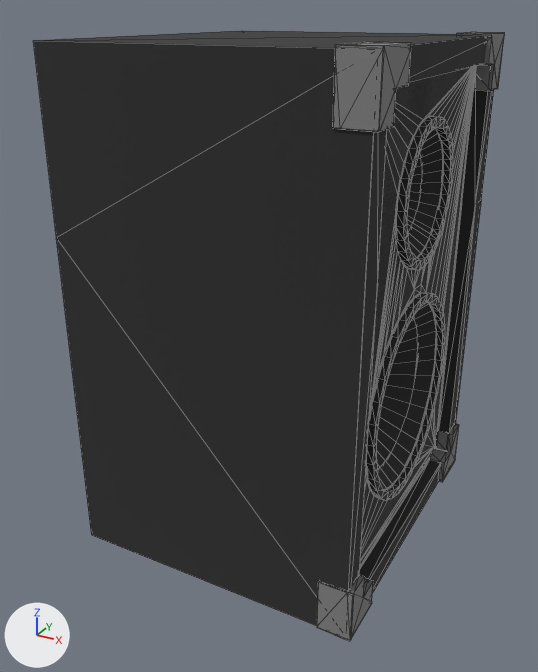
What one commit did to the glTF model glb_models/speaker.glb.
Both versions are drawn from a 50 mm camera at (1.451, -1.947, 1.554) aimed at (0.421, -0.075, 0.618). Every picture has the same lights, and +X, +Y and +Z are marked at lower left. Mesh edges are drawn as thin lines. Where no turn or scale is listed for an object, it has been applied to the vertices. Vertices at the same position are counted once.
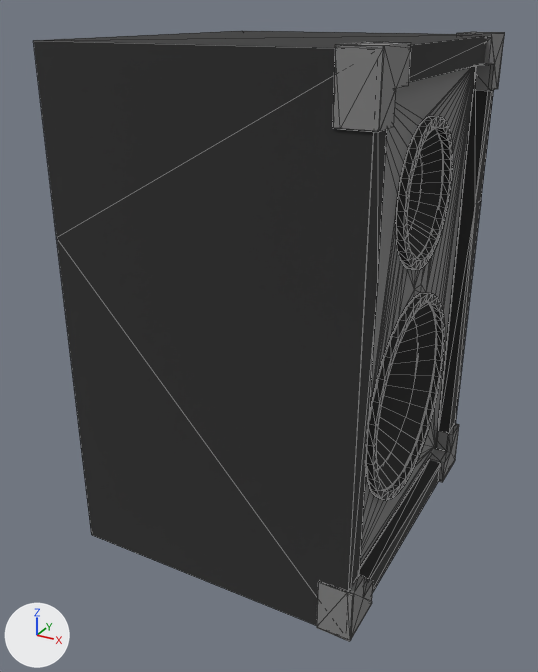
Commit message: speaker aanpassing blender

What differs and where, as boxes [x1, y1, x2, y2] in the pictures (538 x 672 px):
part 1 of me_cube_007, deleted: before [360, 67, 474, 563]

The edits, one by one:
me_cube_007 is used by ob_cube_001; location (0.445, 0.0, 0.483).
me_cube_007 had 1254 vertices, 2494 faces and spanned x -0.45..0.45, y -0.5..0.5, z -0.5..1.0.
me_cube_007 now has 1250 vertices, 2414 faces and spans x -0.45..0.45, y -0.5..0.5, z -0.5..1.0.
Part 1, on me_cube_007:
4 vertices are removed from x 0.4, y -0.4..0.4, z -0.4..0.34.
80 faces are deleted.
